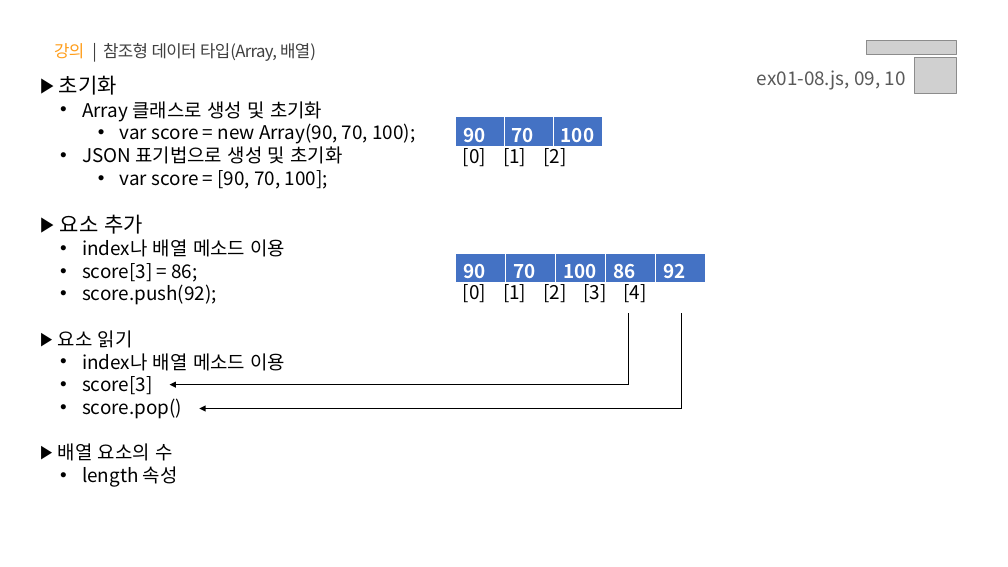
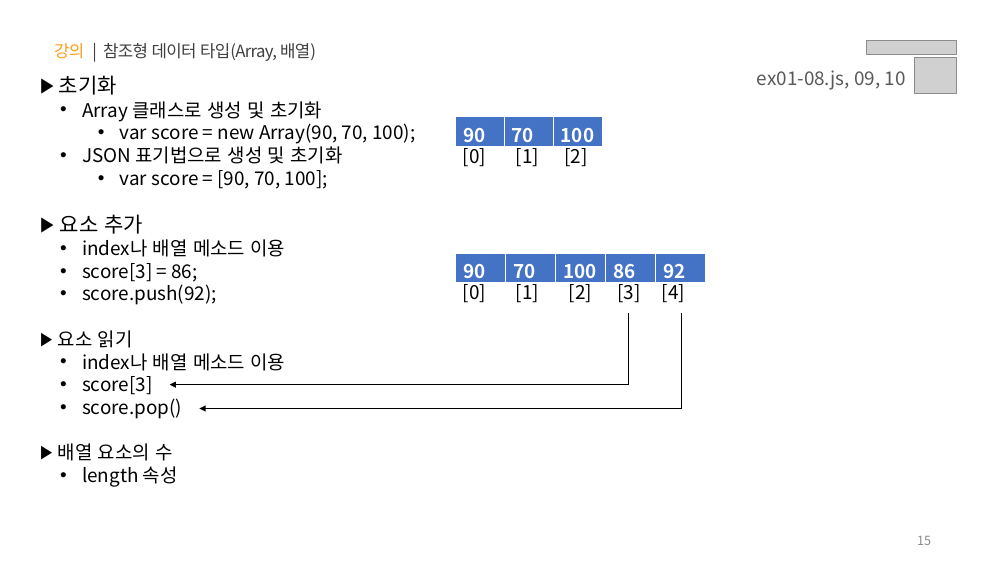
Before and after one commit to s-ja/lion_plus, a slide deck: slide 15 of PPT/01.자바스크립트 - 데이터 타입.pptx. Drawn at 1008x567 pixels with LibreOffice and Linux fonts; fonts in the diff are those of the drawing; grey boxes stand for pictures. Boxes give left, top, right and bottom in pixels: in the first picture for what was removed or moved away, otherwise in the second. Text is boxed around its words. In the diff, an @@ line names an element or a change of style, - is before the commit and + after.

```diff
--- a/PPT/01.자바스크립트 - 데이터 타입.pptx
+++ b/PPT/01.자바스크립트 - 데이터 타입.pptx
@@ text "[0] [1] [2]" rewrapped from [463, 143, 566, 167] to [463, 143, 587, 167] @@
@@ text "[0] [1] [2] [3] [4]" rewrapped from [463, 280, 647, 303] to [463, 280, 685, 303] @@
@@ page number added at [917, 536, 931, 545], 12 pt, text #8C8C8C @@
+15
```
Also in this commit, not shown: 24 other slides changed.
